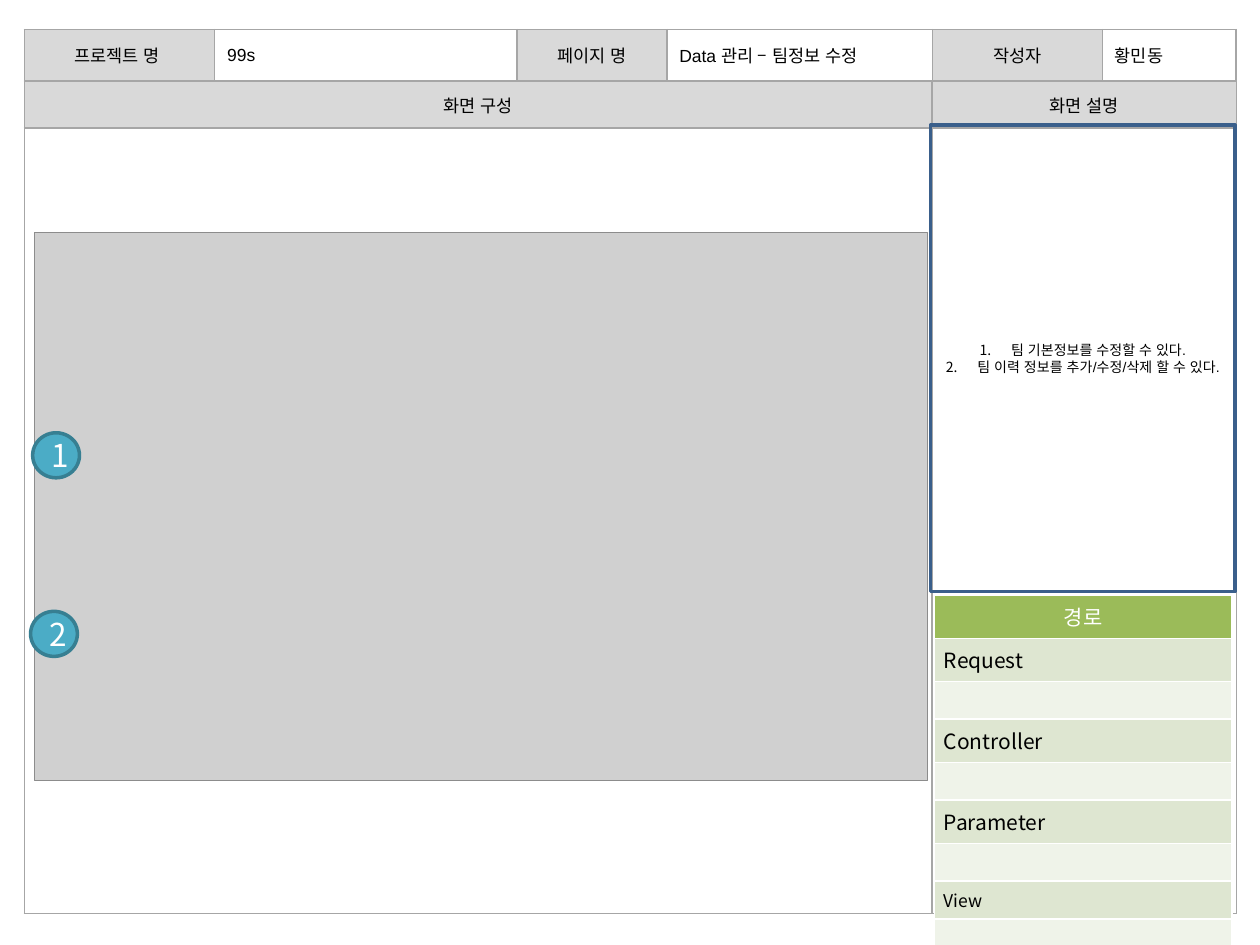
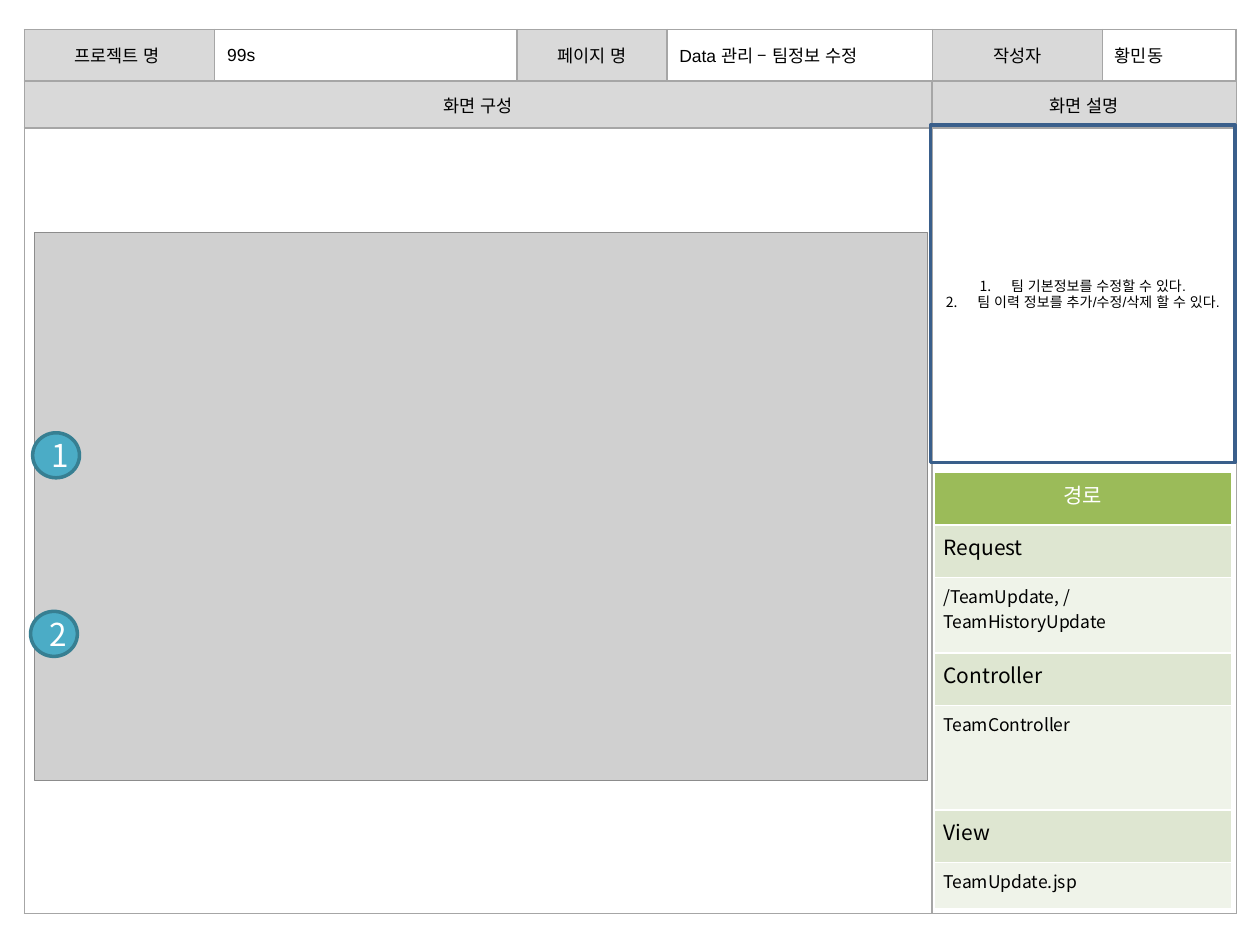
Before and after one commit to banana1531/ggs, a slide deck: slide 11 of doc/0.공용폴더/07 스토리보드/스토리보드 - 관리자 페이지.pptx. Drawn at 1260x945 pixels with LibreOffice and Linux fonts; fonts in the diff are those of the drawing; grey boxes stand for pictures. Boxes give left, top, right and bottom in pixels: in the first picture for what was removed or moved away, otherwise in the second. Text is boxed around its words. In the diff, an @@ line names an element or a change of style, - is before the commit and + after.

```diff
--- a/doc/0.공용폴더/07 스토리보드/스토리보드 - 관리자 페이지.pptx
+++ b/doc/0.공용폴더/07 스토리보드/스토리보드 - 관리자 페이지.pptx
@@ rectangle "팀 기본정보를 수정할 수 있다.": place and size @@
-rectangle "팀 기본정보를 수정할 수 있다." at (930, 125, 1235, 591)
+rectangle "팀 기본정보를 수정할 수 있다." at (930, 125, 1235, 462)
@@ table at (934, 472, 1231, 908) @@
-row 3, column 1: 
+row 3, column 1: /TeamUpdate, /TeamHistoryUpdate
-row 5: 
-row 6: Parameter
-row 7: 
+row 5: TeamController
-row 7, column 1: 
+row 7, column 1: TeamUpdate.jsp
@@ table: place and size @@
-table at (935, 595, 1232, 914)
+table at (934, 472, 1231, 908)
```
Also in this commit, not shown: 11 other slides changed.
